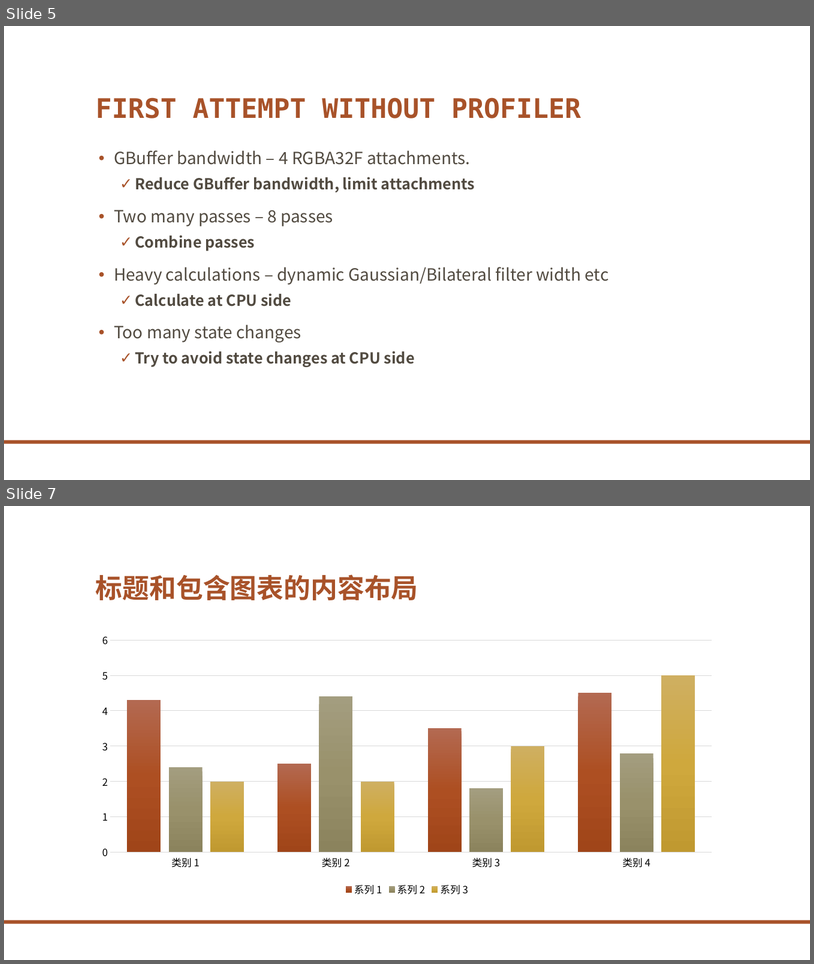
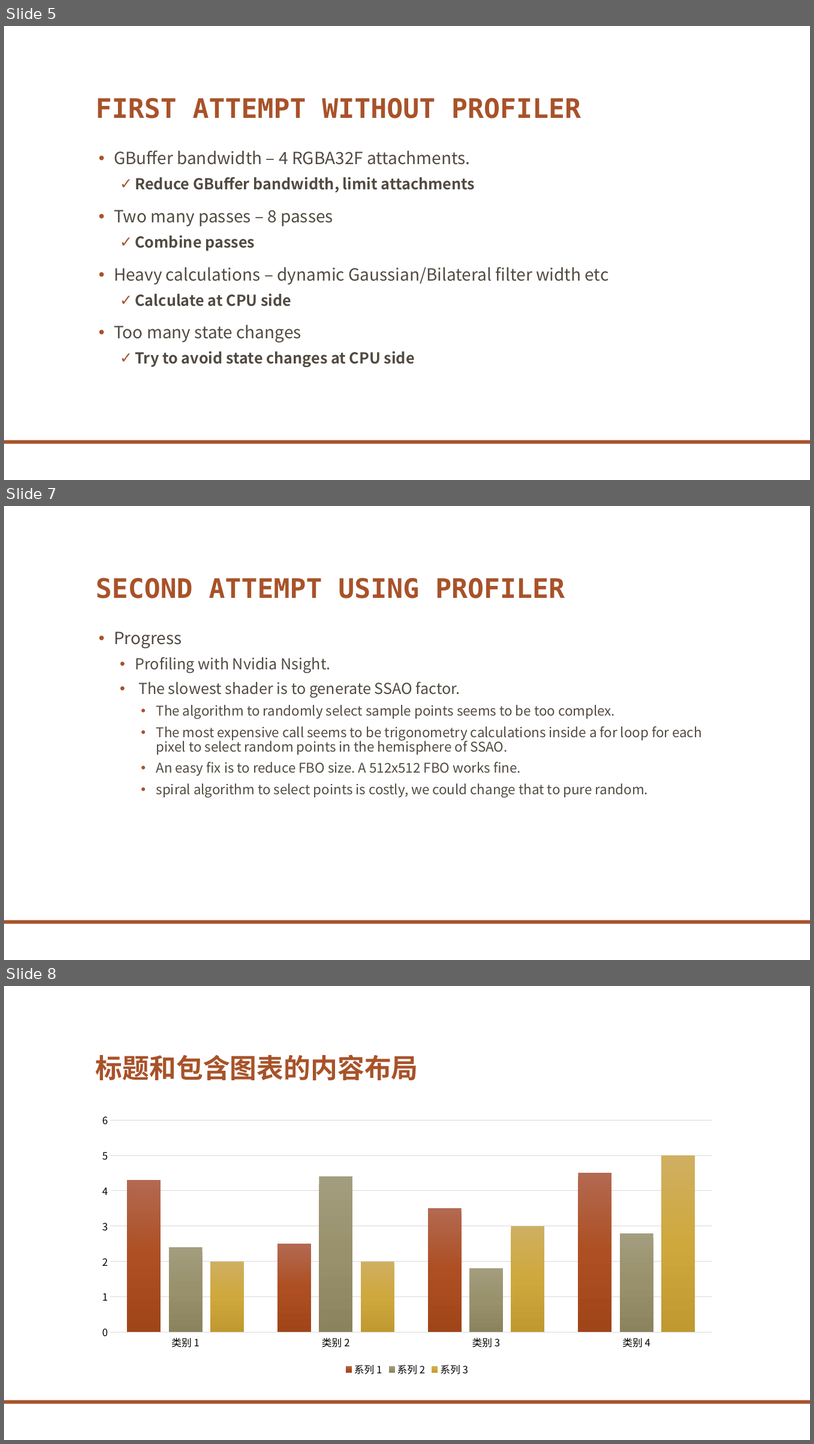
Before and after one commit to levey-lee/GraphicsEngine, a slide deck: DiamondGraphicsEngine/OptimizationReport.pptx. Shown one above the other, each under a label of ours: slides 5 and 7 before the commit, slides 5, 7 and 8 after it; the slides between them are not shown. The pictures are 814x964 and 814x1444 pixels, drawn with LibreOffice and Linux fonts; fonts in the diff are those of the drawing; background and template pictures are left out. Boxes give left, top, right and bottom in pixels: in the first picture for what was removed or moved away, otherwise in the second. Text is boxed around its words. In the diff, an @@ line names an element or a change of style, - is before the commit and + after.

```diff
--- a/DiamondGraphicsEngine/OptimizationReport.pptx
+++ b/DiamondGraphicsEngine/OptimizationReport.pptx
@@ slide 7 added at [4, 506, 810, 960], background picture (left out); not listed: 1 template element that a slide beside it also shows @@
@@ title added at [96, 577, 565, 598], 32 pt, text #A85229, bold @@
+SECOND ATTEMPT USING PROFILER
@@ text added at [114, 631, 702, 797], 16 pt, text #514A40 @@
+• Progress
+  • Profiling with Nvidia Nsight.
+  • The slowest shader is to generate SSAO factor.
+    • The algorithm to randomly select sample points seems to be too complex.
+    • The most expensive call seems to be trigonometry calculations inside a for loop for each pixel to select random points in the hemisphere of SSAO.
+    • An easy fix is to reduce FBO size. A 512x512 FBO works fine.
+    • spiral algorithm to select points is costly, we could change that to pure random.
@@ what was slide 7 is now slide 8 @@
```
Also in this commit, not shown: 2 slides changed, 8 other files.
